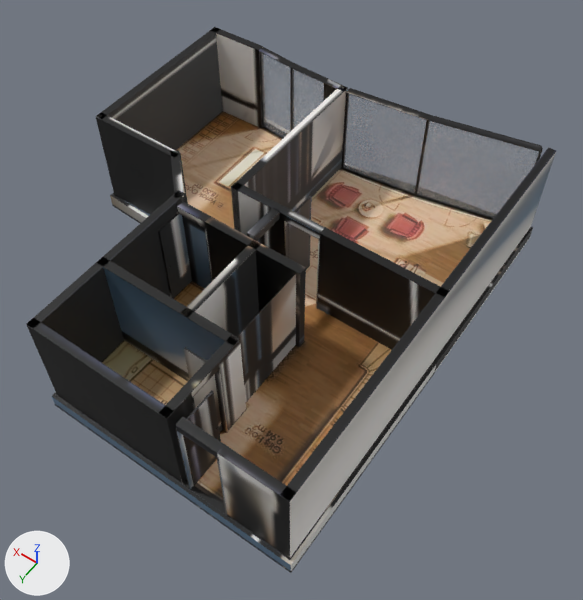
The glTF model akasya-3d/ortak-3/model.glb, before and after one commit.
Camera for both pictures: a 50 mm lens placed at (-6.99, 8.56, 13.21), pointed at (-1.1, 0.31, 0.25). Arrows for +X, +Y and +Z are at lower left; the lights stay in place. The older version comes first. Where no turn or scale is listed for an object, it has been applied to the vertices. Vertices at exactly the same position are counted once.
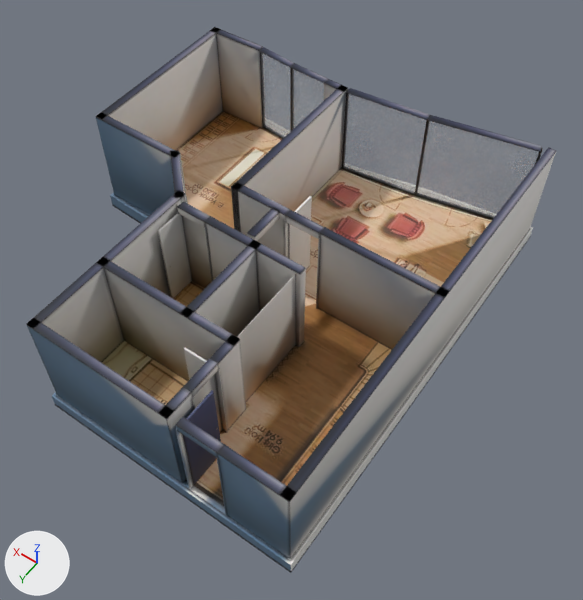
What changed in the scene script:
```text
Change mat_baked:
    where n3 = _N.new('ShaderNodeMapping'); n3.name = 'Mapping'
    n3.inputs[1].default_value: (0.00106, -14.97, 0.0) -> (0.00119, -14.97, 0.0)  # 'Location'
    n3.inputs[3].default_value: (15.94, 15.97, 1.0) -> (15.97, 15.97, 1.0)  # 'Scale'
Change me_mesh_0:
    used by ob_mesh_0; location = (-4.21, 4.68, -0.36)
    remove me_mesh_0.from_pydata(...)  # 1648 vertices, 2952 faces; spans x 0.0..8.43, y -9.35..0.0, z 0.0..2.62
    add me_mesh_0.from_pydata(...)  # 1458 vertices, 2572 faces; spans x 0.0..8.43, y -9.35..0.0, z 0.0..2.62
    me_mesh_0 part 1: 190 vertices removed from x 0.0..5.59, y -8.61..0.0, z 0.0..0.35
    me_mesh_0 part 2: 1246 kept faces spanning x 0.01..8.42, y -9.34..-0.06, z 0.04..2.62 get new texture (UV) coordinates
```

Changed parts and their boxes [x1, y1, x2, y2] in the pictures (583 x 600 px):
'Mesh_0', surface changed (lighter)
    both: [26, 28, 556, 570]
part 1 of me_mesh_0, deleted (mostly hidden)
    before: [52, 227, 533, 573]
part 2 of me_mesh_0, surface changed (lighter)
    both: [27, 28, 543, 559]
